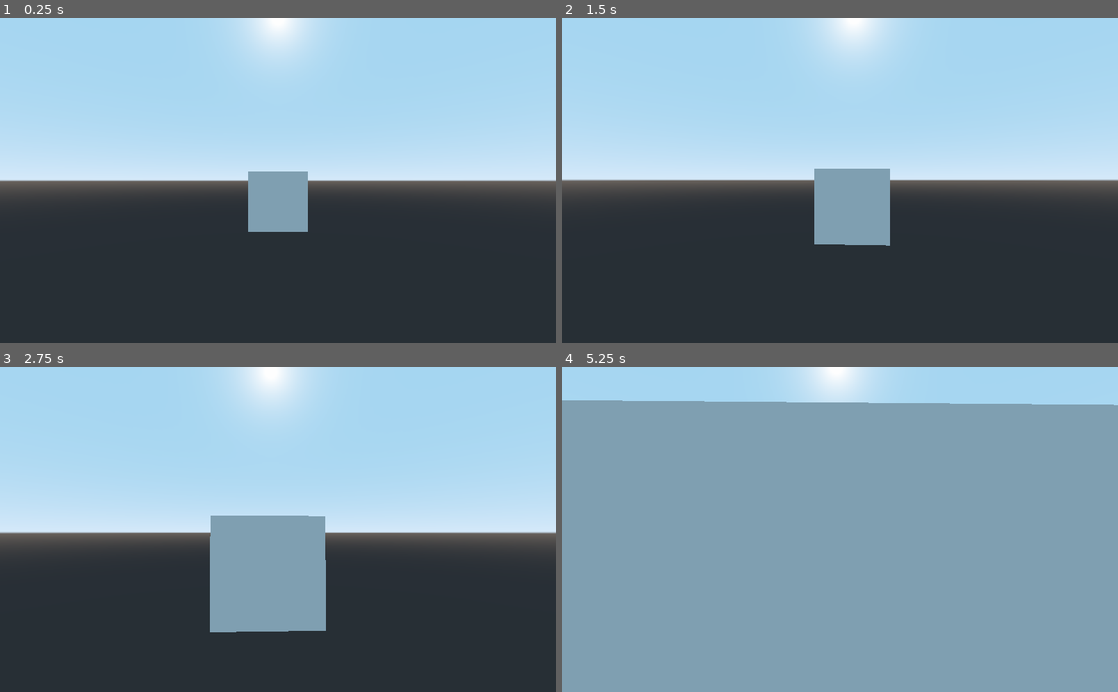
Above: before the commit, frames 1-4 (two rows, left to right).
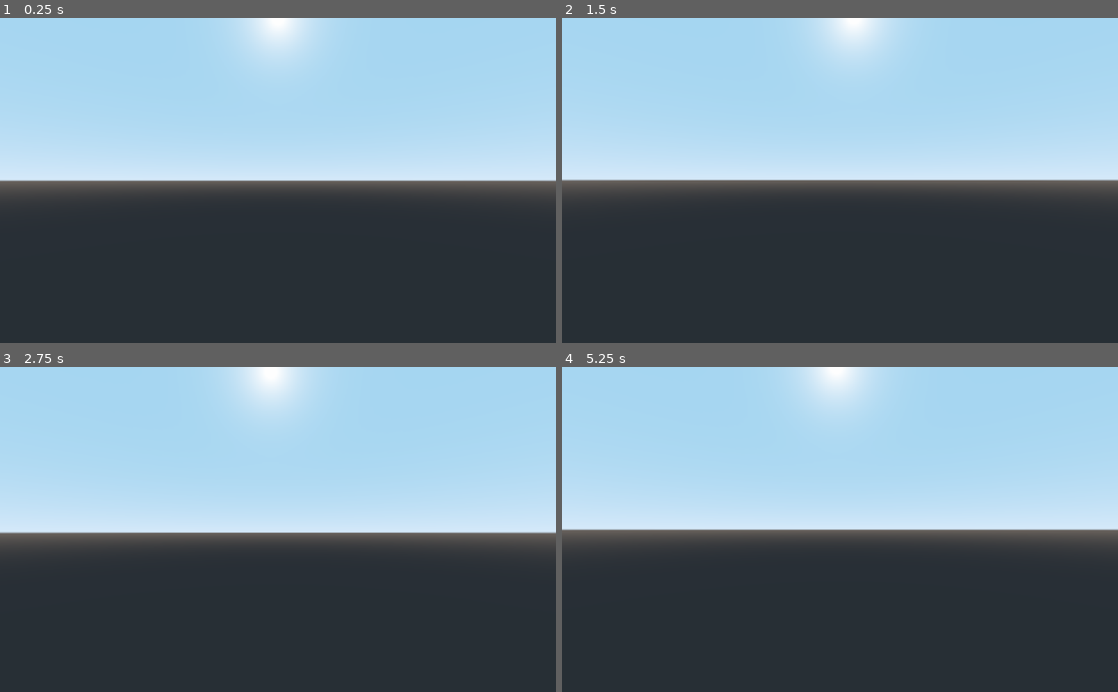
Above: after the commit, the same moments.

Repository: Gedas-S/what-minotaur
Game: Godot game, scene res://Maze.tscn
Same seed, same stepped clock (60 frames per second), same inputs: the game is played once before the commit and once after it.
Inputs (mouse positions are in pixels of both pictures, inside the frame that each line leads up to):
- Up to frame 1 (0.25 s): no input
- Up to frame 2 (1.5 s): tap Enter at 0.5 s; move the mouse to (867, 180) at 0.52 s; hold W from 0.53 s (still down); move the mouse to (812, 180) at 1.27 s
- Up to frame 3 (2.75 s): keep holding W; move the mouse to (289, 523) at 2.02 s
- Up to frame 4 (5.25 s): keep holding W; move the mouse to (834, 536) at 2.77 s; move the mouse to (878, 532) at 3.52 s; move the mouse to (795, 526) at 4.27 s; move the mouse to (845, 529) at 5.02 s

The runs differ from the first frame. In frame 1, 2.0% of the frame differs, in the area x 44-56%, y 47-66%; in frame 2, 3.2%; in frame 3, 7.4%; in frame 4, 89%, in the area x 0-100%, y 10-100%.

Commit message:
remove old walls

Diff:
--- a/ImmediateGeometry.gd
+++ /dev/null
@@ -1,12 +0,0 @@
-extends ImmediateGeometry
-
-func _ready():
-	self.begin(Mesh.PRIMITIVE_TRIANGLE_STRIP)
-	self.add_vertex(Vector3(1,0,0))
-	self.add_vertex(Vector3(-1,0,0))
-	self.add_vertex(Vector3(1,2,0))
-	self.add_vertex(Vector3(-1,2,0))
-	self.add_vertex(Vector3(1,2,0))
-	self.add_vertex(Vector3(-1,0,0))
-	self.add_vertex(Vector3(1,0,0))
-	self.end()
--- a/Maze.tscn
+++ b/Maze.tscn
@@ -1,28 +1,18 @@
-[gd_scene load_steps=7 format=2]
+[gd_scene load_steps=4 format=2]
 
-[ext_resource path="res://ImmediateGeometry.gd" type="Script" id=1]
-[ext_resource path="res://Player.gd" type="Script" id=2]
+[ext_resource path="res://Player.gd" type="Script" id=1]
 
 [sub_resource type="CapsuleShape" id=1]
 radius = 0.498801
 height = 0.8
 
-[sub_resource type="PhysicsMaterial" id=2]
-
-[sub_resource type="BoxShape" id=3]
-extents = Vector3( 1, 1, 0.183234 )
-
-[sub_resource type="BoxShape" id=4]
+[sub_resource type="BoxShape" id=2]
 extents = Vector3( 50, 1, 50 )
 
 [node name="Maze" type="Spatial"]
 
-[node name="ImmediateGeometry" type="ImmediateGeometry" parent="."]
-transform = Transform( -0.999864, 0, 0.0164903, 0, 1, 0, -0.0164903, 0, -0.999864, 0, 0, 0 )
+[node name="Player" type="KinematicBody" parent="."]
 script = ExtResource( 1 )
-
-[node name="Player" type="KinematicBody" parent="."]
-script = ExtResource( 2 )
 
 [node name="PlayerEyes" type="Camera" parent="Player"]
 transform = Transform( 1, 0, 0, 0, 1, 0, 0, 0, 1, 0, 1.65, 0 )
@@ -31,18 +21,8 @@
 transform = Transform( 1, 0, 0, 0, -4.37114e-008, -1, 0, 1, -4.37114e-008, 0, 0.9, 0 )
 shape = SubResource( 1 )
 
-[node name="StaticBody" type="StaticBody" parent="."]
-transform = Transform( 1, 0, 0, 0, 1, 0, 0, 0, 1, 0, 0.940332, 2.14942 )
-physics_material_override = SubResource( 2 )
-
-[node name="CollisionShape" type="CollisionShape" parent="StaticBody"]
-shape = SubResource( 3 )
-
-[node name="CSGBox" type="CSGBox" parent="StaticBody"]
-depth = 0.306
-
 [node name="Floor" type="StaticBody" parent="."]
 
 [node name="CollisionShape" type="CollisionShape" parent="Floor"]
 transform = Transform( 1, 0, 0, 0, 1, 0, 0, 0, 1, 0, -1, 0 )
-shape = SubResource( 4 )
+shape = SubResource( 2 )
